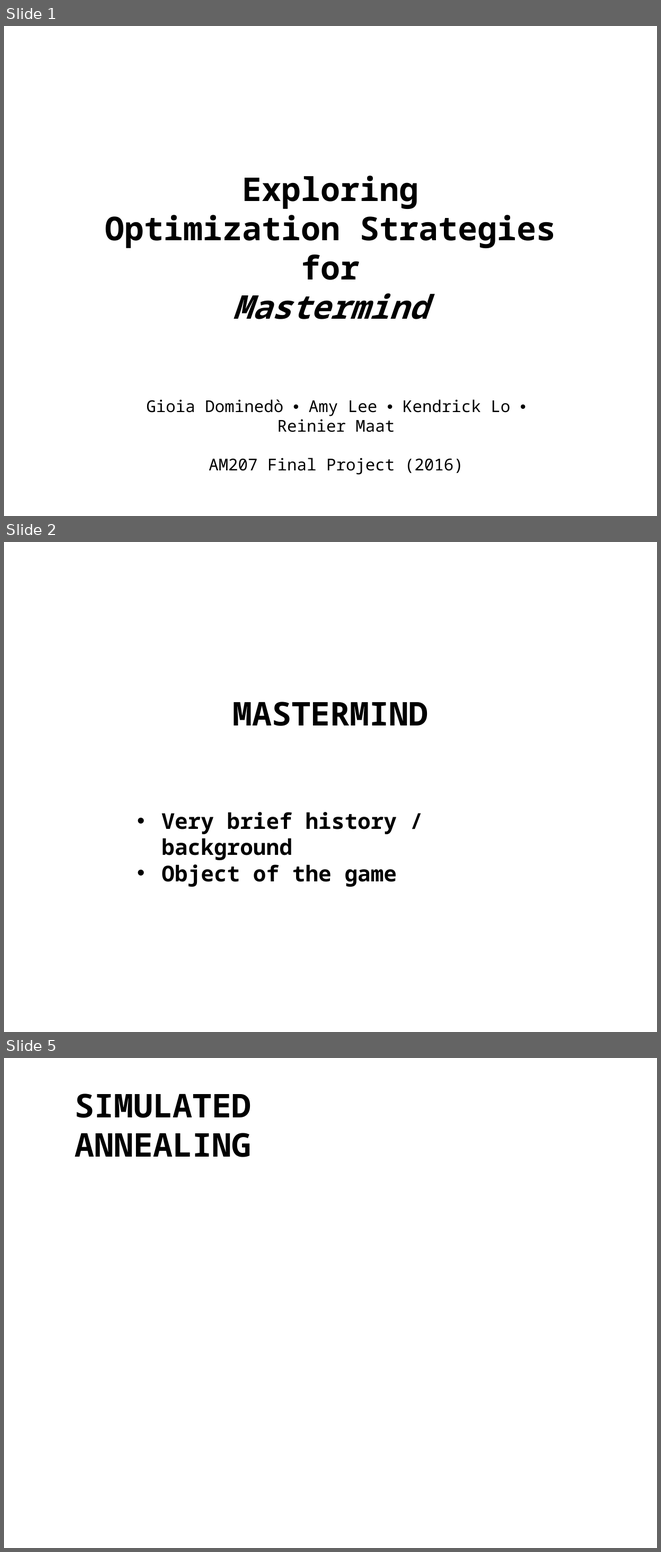
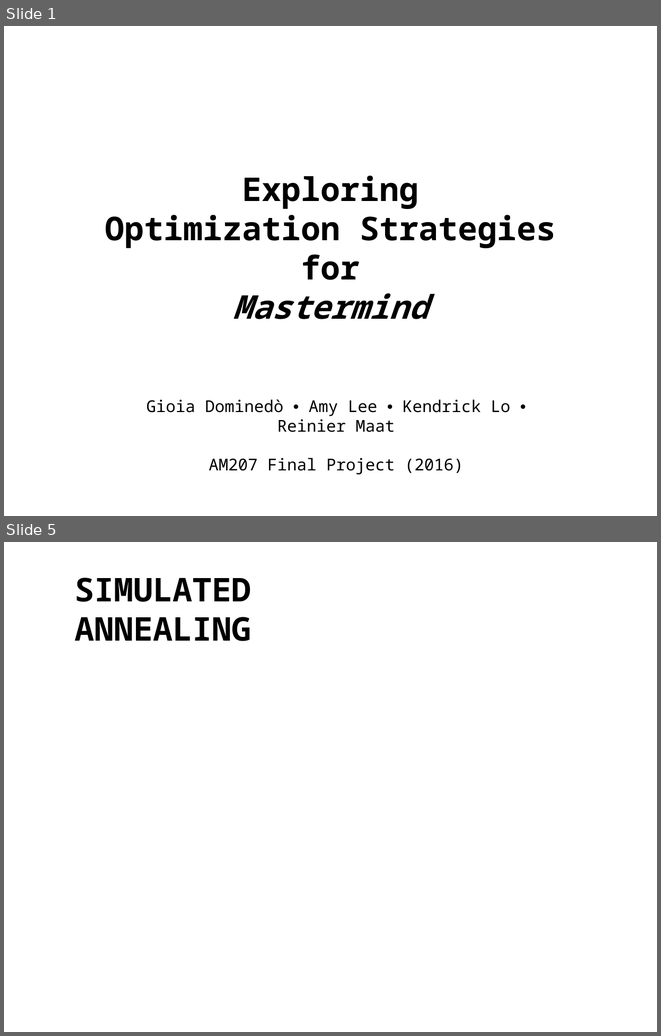
Before and after one commit to amlsf/am207project, a slide deck: video/am207_2.pptx. Shown one above the other, each under a label of ours: slides 1, 2 and 5 before the commit, slides 1 and 5 after it; the slides between them are not shown. The pictures are 661x1552 and 661x1036 pixels, drawn with LibreOffice and Linux fonts; fonts in the diff are those of the drawing. Boxes give left, top, right and bottom in pixels: in the first picture for what was removed or moved away, otherwise in the second. Text is boxed around its words. In the diff, an @@ line names an element or a change of style, - is before the commit and + after.

```diff
--- a/video/am207_2.pptx
+++ b/video/am207_2.pptx
@@ slide 2 removed at (4,542,657,1032), background #FFFFFF @@
@@ text removed at (232,702,429,726) @@
-MASTERMIND
@@ text removed at (161,812,397,886) @@
-• Very brief history / background
-• Object of the game
```
Also in this commit, not shown: 2 slides changed, 5 slides added, 2 other slides removed, 1 other file.
